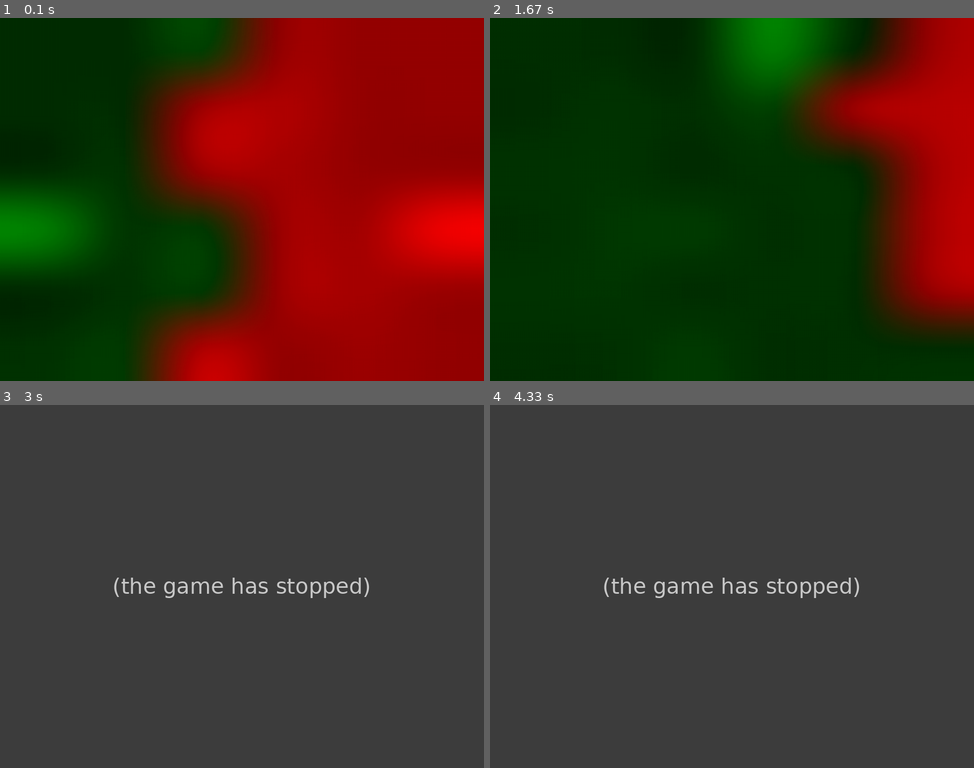
Above: before the commit, frames 1-4 (two rows, left to right).
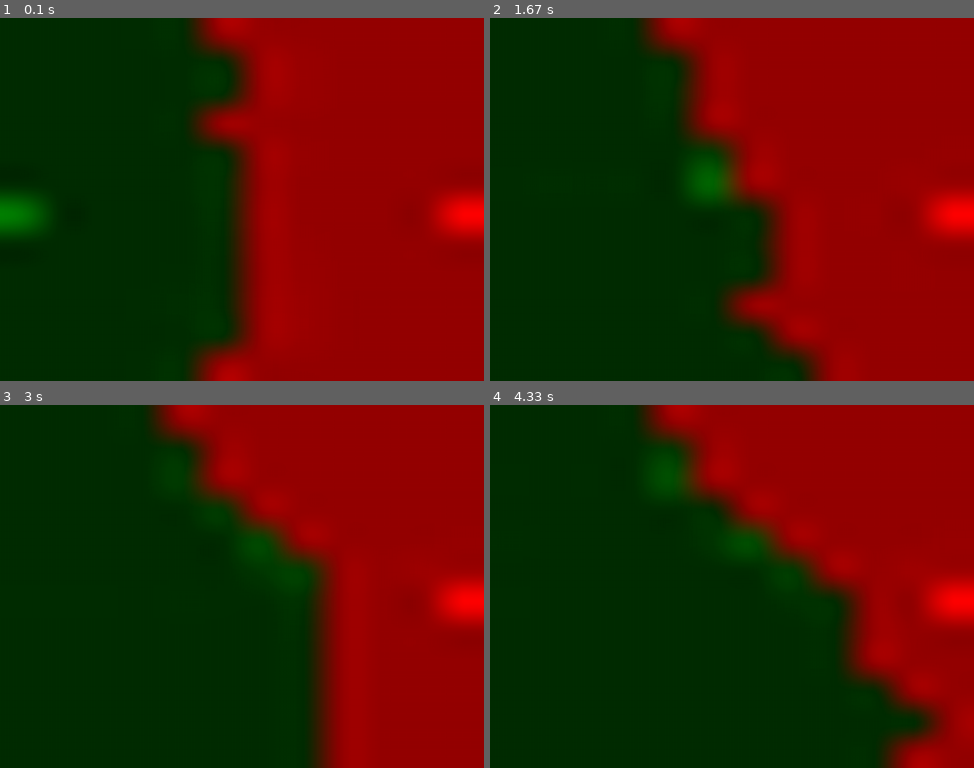
Above: after the commit, the same moments.

Repository: cair/Axis_and_Allies
Game: pygame game, started from demostration_game.py
The game is run twice, just before and just after one commit, with the same random seed, the same clock (stepped at 60 frames per second) and the same inputs.
Inputs:
- Up to frame 1 (0.1 s): no input
- Up to frame 2 (1.67 s): no input
- Up to frame 3 (3 s): no input
- Up to frame 4 (4.33 s): tap Backspace at 3.83, 4.17 s

The runs differ from the first frame. In frame 1, 25% of the frame differs, in the area x 0-100%, y 0-100%; in frame 2, 45%; in frame 3, 100%; in frame 4, 100%.
Before the commit the program exited at 2.15 s; later frames show no game.

Commit message:
minor changes

Diff:
--- a/demostration_game.py
+++ b/demostration_game.py
@@ -73,7 +73,7 @@
 
 
 def without_pauses():
-    x, y = 6, 6
+    x, y = 12, 12
 
     bot = new_bots.Bot()
     bot2 = NewBot()
@@ -87,7 +87,7 @@
     width, height = 1024, 768
     screen = pygame.display.set_mode((width, height))
     i = 0
-
+    myfont = pygame.font.SysFont('Comic Sans MS', 30)
     while True:
         game.bot()
         if game.is_there_a_winner():
@@ -107,6 +107,7 @@
             img = Image.fromarray(data, 'RGB')
             img = img.resize((1024, 768))
             img = pygame.surfarray.make_surface(np.array(img))
+
             screen.blit(pygame.transform.rotate(img, 90), (0, 0))
             pygame.display.flip()
             pygame.time.wait(50)
--- a/modified_bot.py
+++ b/modified_bot.py
@@ -62,25 +62,23 @@
         while len(game.movable) > 0:
             unit = game.movable[0]
             position = unit.get_position()
-            new_tile = (9999, None)
+            new_tile = (-1, None)
             possible_tiles = []
             for tile in game.map.board[position[0]][position[1]].neighbours:
                 if tile.owner == unit.owner:
                     for border_tile in game.border_tiles:
                         value = self.calculate_distance_between_tiles(tile, border_tile)
-                        if new_tile[0] > value:
+                        if new_tile[0] > value or new_tile[1] is None:
                             new_tile = (value, tile)
                             if value == 0:
                                 possible_tiles.append(tile)
             if new_tile[0] == 0:
-                #todo
                 min_units = (-1, None)
                 for tile in possible_tiles:
                     if len(tile.units) < min_units[0] or min_units[1] is None:
                         min_units = (len(tile.units), tile)
                 game.move_unit(game.map.board[position[0]][position[1]], new_tile[1], 1, unit)
-                print("")
-            elif new_tile[0] == 9999:
+            elif new_tile[0] == -1:
                 game.movable.remove(game.movable[0])
             elif new_tile[1] is not None:
                 game.move_unit(game.map.board[position[0]][position[1]], new_tile[1], 1, unit)
